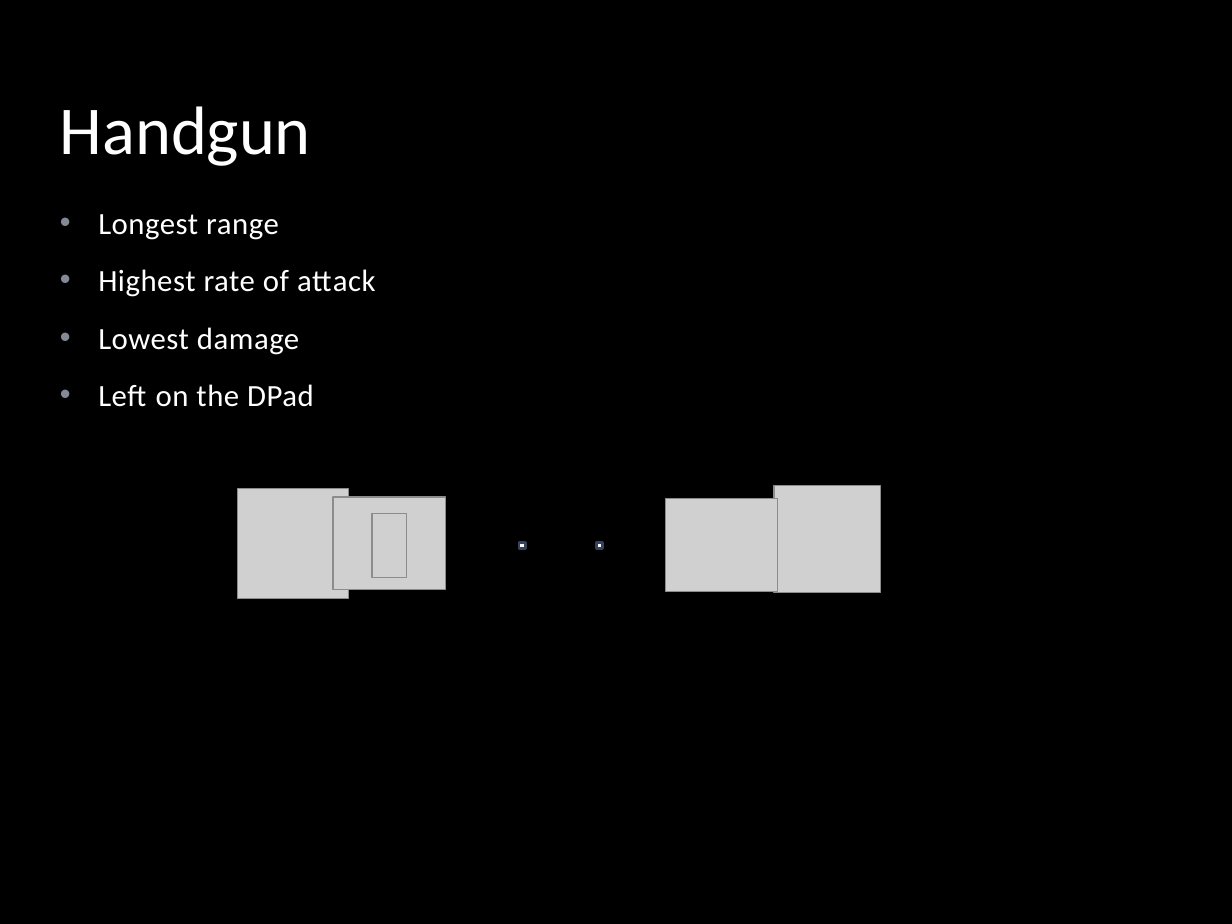
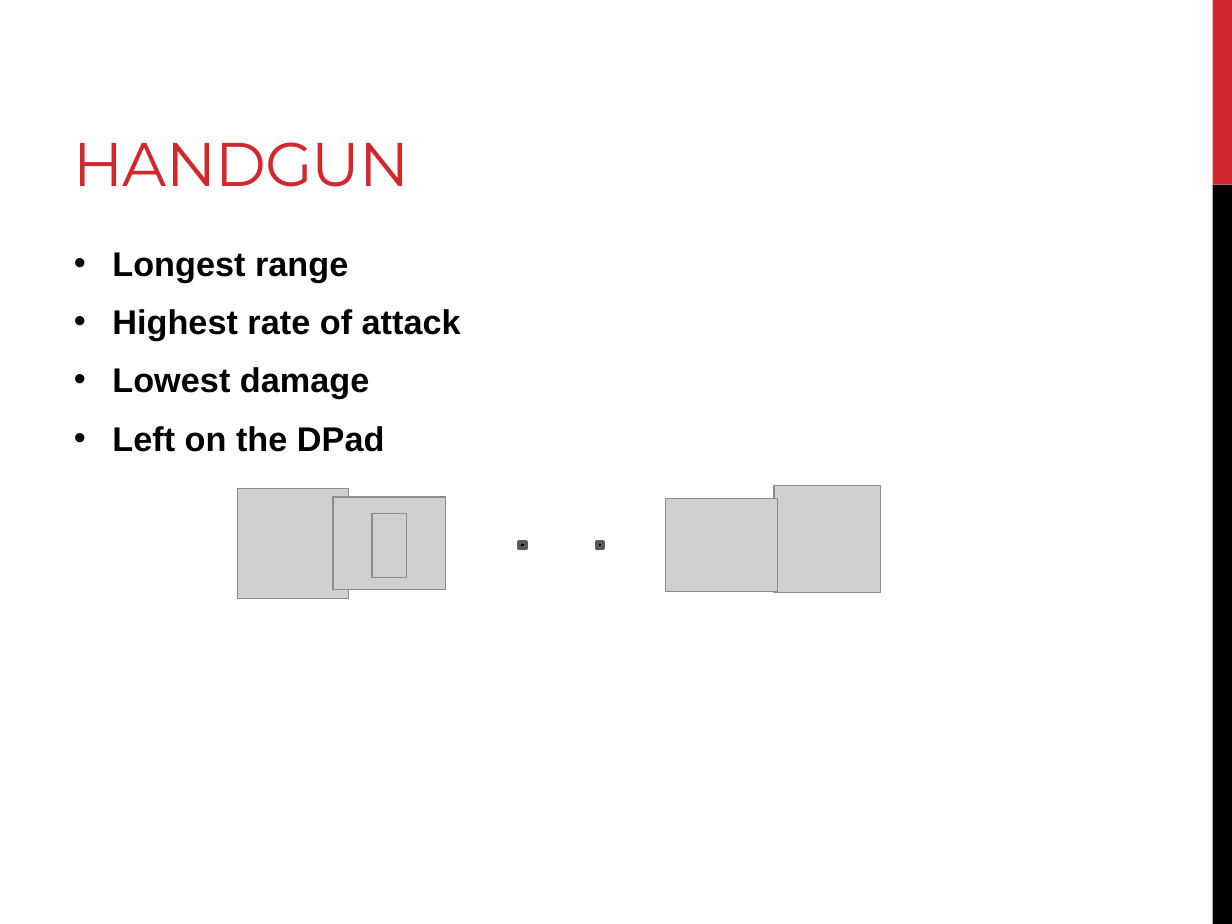
Before and after one commit to peterhoang/Super-Duper-Game, a slide deck: slide 21 of The Super-Awesome Game Deck.pptx. Drawn at 1232x924 pixels with LibreOffice and Linux fonts; fonts in the diff are those of the drawing; grey boxes stand for pictures; background and template pictures are left out. Boxes give left, top, right and bottom in pixels: in the first picture for what was removed or moved away, otherwise in the second. Text is boxed around its words. In the diff, an @@ line names an element or a change of style, - is before the commit and + after.

Commit message:
Changed the PP theme.

```diff
--- a/The Super-Awesome Game Deck.pptx
+++ b/The Super-Awesome Game Deck.pptx
@@ background picture (left out) to #FFFFFF @@
@@ rectangle removed at bbox=[0, 0, 1232, 924] @@
@@ rectangle added at bbox=[1212, 0, 1232, 185], fill #D1282E @@
@@ title at bbox=[74, 142, 410, 187]: text changed; size 40 to 36 pt; font Calibri to Montserrat; text colour #FFFFFF to #D1282E @@
-Handgun
+HANDGUN
@@ rectangle added at bbox=[1212, 185, 1232, 924], fill #000000 @@
@@ text "Longest range": place and size @@
-text "Longest range" at bbox=[98, 214, 376, 407]
+text "Longest range" at bbox=[112, 252, 461, 452]
@@ text "Longest range" at bbox=[112, 252, 461, 452]: size 18 to 20 pt, font Calibri to Arial, text colour #FFFFFF to #000000, letter spacing 0.3 to 0 pt, bold on; less space between paragraphs @@
@@ rectangle at bbox=[519, 542, 526, 548]: fill #FFFFFF to #000000; outline #37435A 1.5 pt to #5A5A5A 2.25 pt @@
@@ rectangle at bbox=[596, 542, 602, 548]: fill #FFFFFF to #000000; outline #37435A 1.5 pt to #5A5A5A 2.25 pt @@
```
Also in this commit, not shown: 28 other slides changed.
